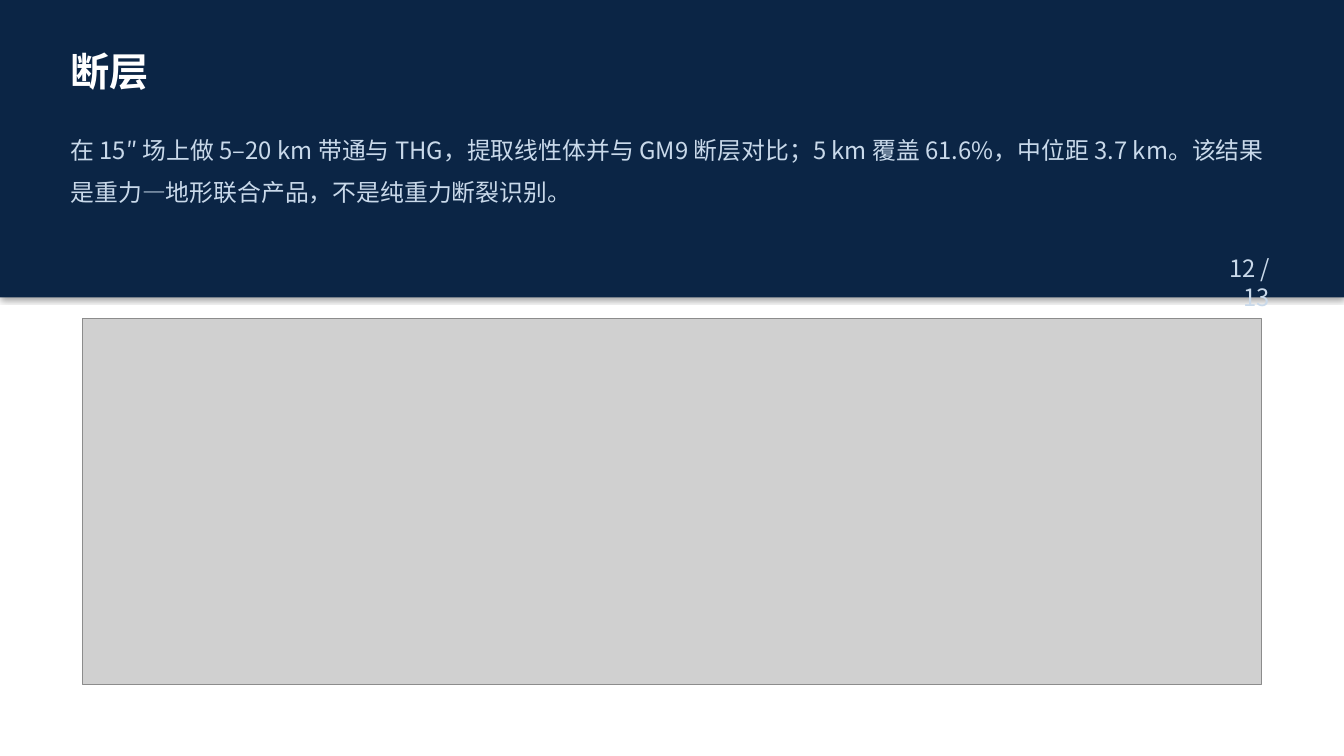
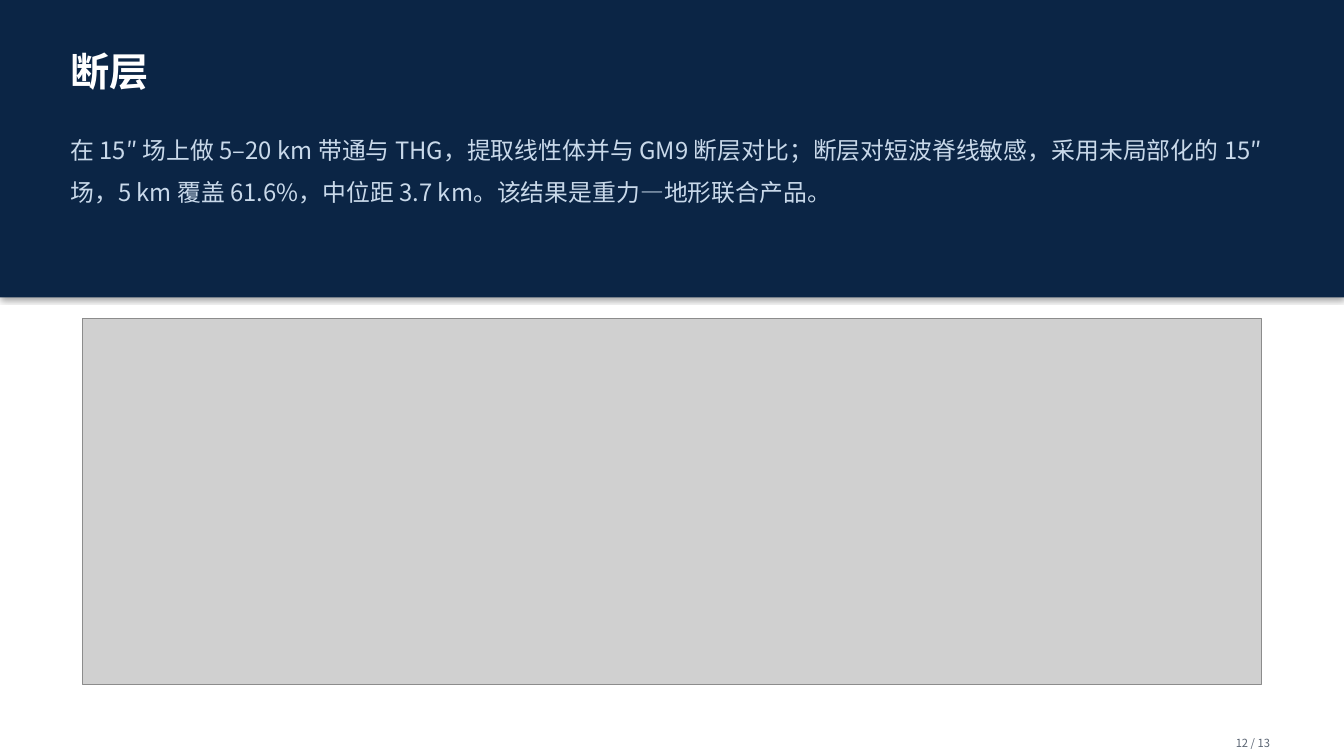
Before and after one commit to shuyunkai/kalman_gravity, a slide deck: slide 12 of ppt/汇报_新结构_13页.pptx. Drawn at 1344x756 pixels with LibreOffice and Linux fonts; fonts in the diff are those of the drawing; grey boxes stand for pictures. Boxes give left, top, right and bottom in pixels: in the first picture for what was removed or moved away, otherwise in the second. Text is boxed around its words. In the diff, an @@ line names an element or a change of style, - is before the commit and + after.

```diff
--- a/ppt/汇报_新结构_13页.pptx
+++ b/ppt/汇报_新结构_13页.pptx
@@ text at [71,139,1262,203]: text changed @@
-在 15″ 场上做 5–20 km 带通与 THG，提取线性体并与 GM9 断层对比；5 km 覆盖 61.6%，中位距 3.7 km。该结果是重力—地形联合产品，不是纯重力断裂识别。
+在 15″ 场上做 5–20 km 带通与 THG，提取线性体并与 GM9 断层对比；断层对短波脊线敏感，采用未局部化的 15″ 场，5 km 覆盖 61.6%，中位距 3.7 km。该结果是重力—地形联合产品。
@@ text "12 / 13": place and size @@
-text "12 / 13" at [1229,259,1270,312]
+text "12 / 13" at [1236,738,1270,747]
@@ text "12 / 13" at [1236,738,1270,747]: size 17 to 8 pt, text colour #C9D9EA to #5B6573 @@
```
Also in this commit, not shown: 12 other slides changed, 3 other files.
